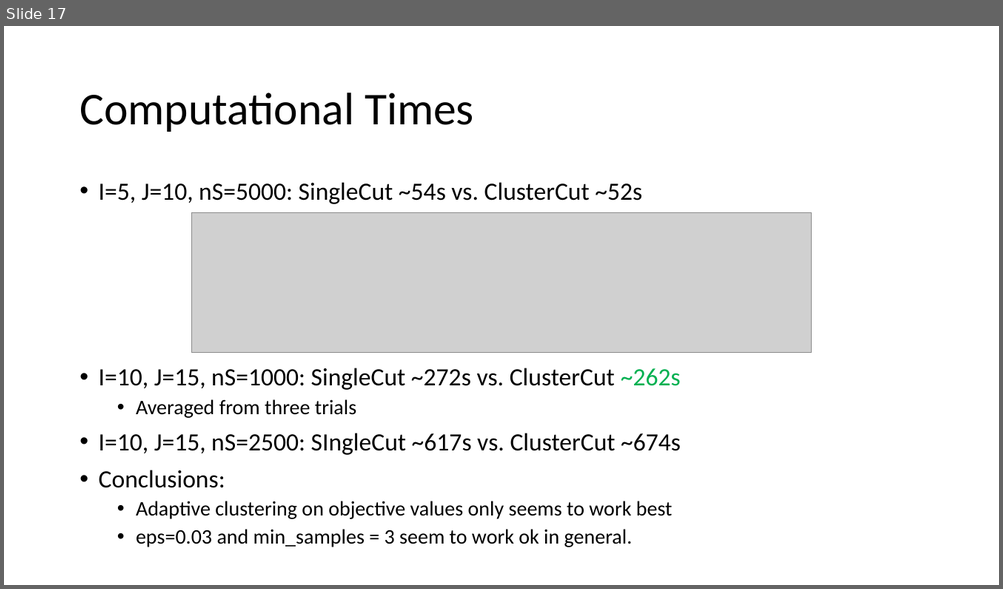
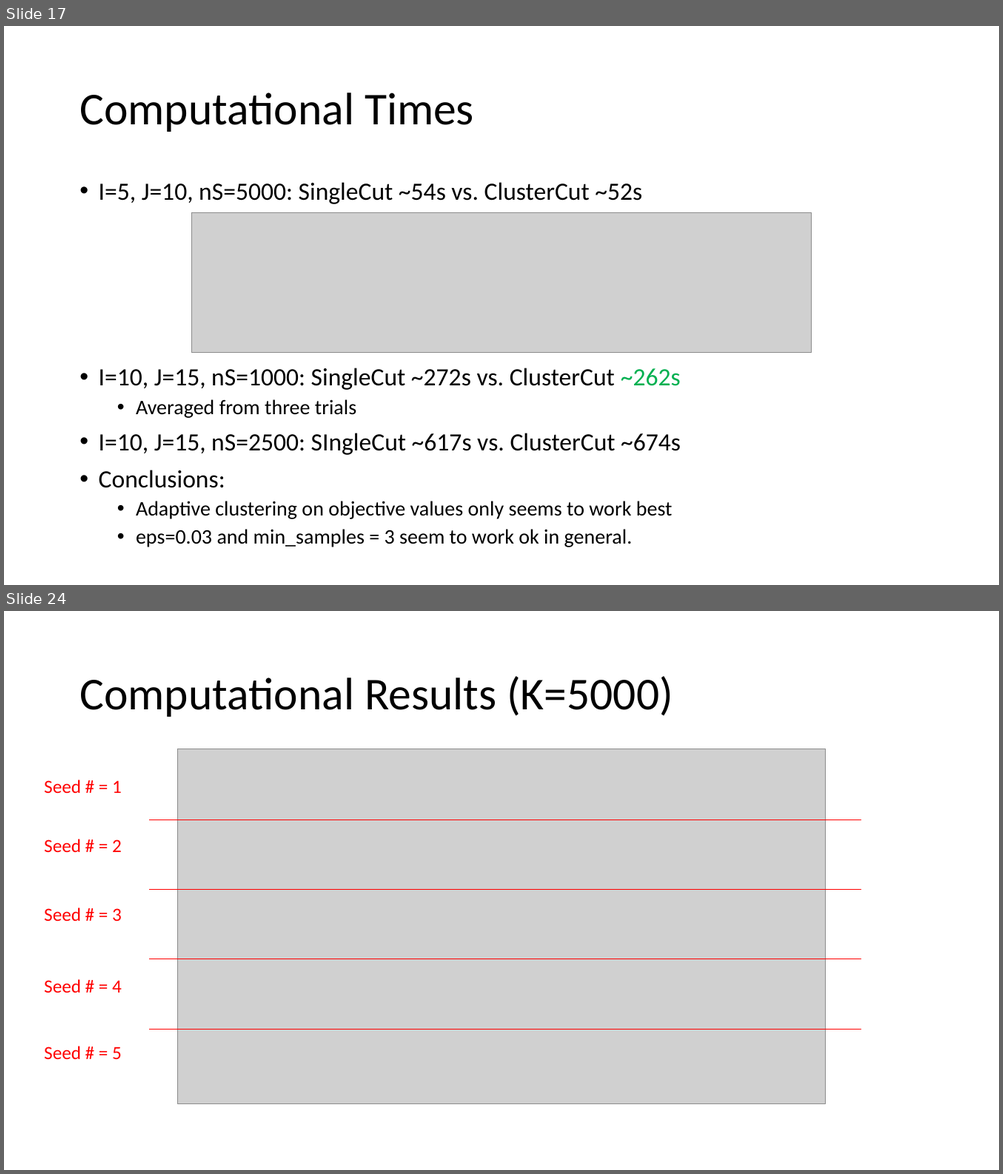
Before and after one commit to parkjan4/SPRO_project, a slide deck: preliminary_results.pptx. Shown one above the other, each under a label of ours: slide 17 before the commit, slides 17 and 24 after it; the slides between them are not shown. The pictures are 1003x589 and 1003x1174 pixels, drawn with LibreOffice and Linux fonts; fonts in the diff are those of the drawing; grey boxes stand for pictures. Boxes give left, top, right and bottom in pixels: in the first picture for what was removed or moved away, otherwise in the second. Text is boxed around its words. In the diff, an @@ line names an element or a change of style, - is before the commit and + after.

```diff
--- a/preliminary_results.pptx
+++ b/preliminary_results.pptx
@@ slide 24 added at (4,611,999,1170), background #FFFFFF @@
@@ title added at (79,676,673,717), 44 pt, text #000000 @@
+Computational Results (K=5000)
@@ picture added at (177,749,825,1104) @@
@@ text added at (44,780,122,793), 18 pt, text #FF0000 @@
+Seed # = 1
@@ line added from (150, 820) to (861, 820), #FF0000 0.5 pt @@
@@ text added at (44,839,122,852), 18 pt, text #FF0000 @@
+Seed # = 2
@@ line added from (150, 889) to (861, 889), #FF0000 0.5 pt @@
@@ text added at (44,908,122,921), 18 pt, text #FF0000 @@
+Seed # = 3
@@ line added from (150, 959) to (861, 959), #FF0000 0.5 pt @@
@@ text added at (44,980,122,993), 18 pt, text #FF0000 @@
+Seed # = 4
@@ line added from (150, 1030) to (861, 1030), #FF0000 0.5 pt @@
@@ text added at (44,1046,122,1059), 18 pt, text #FF0000 @@
+Seed # = 5
```
Also in this commit, not shown: 7 other slides added, 5 other files.
